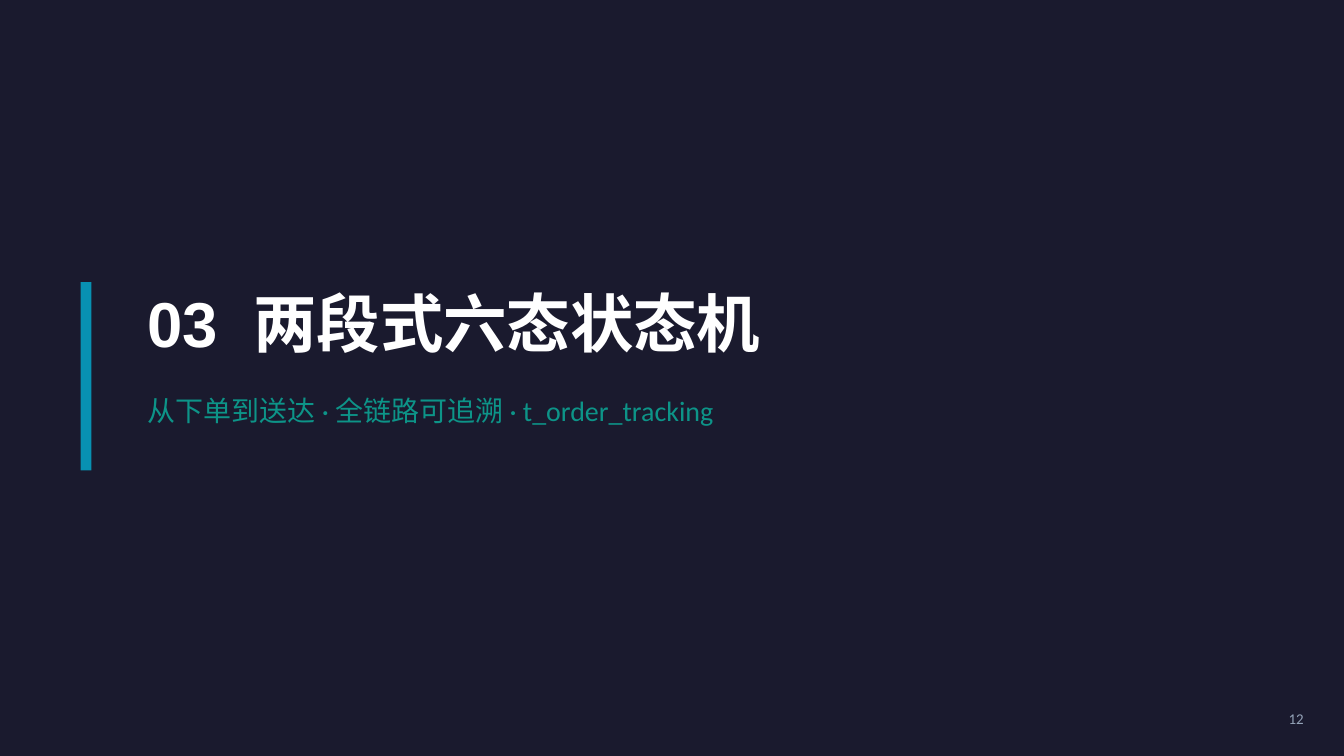
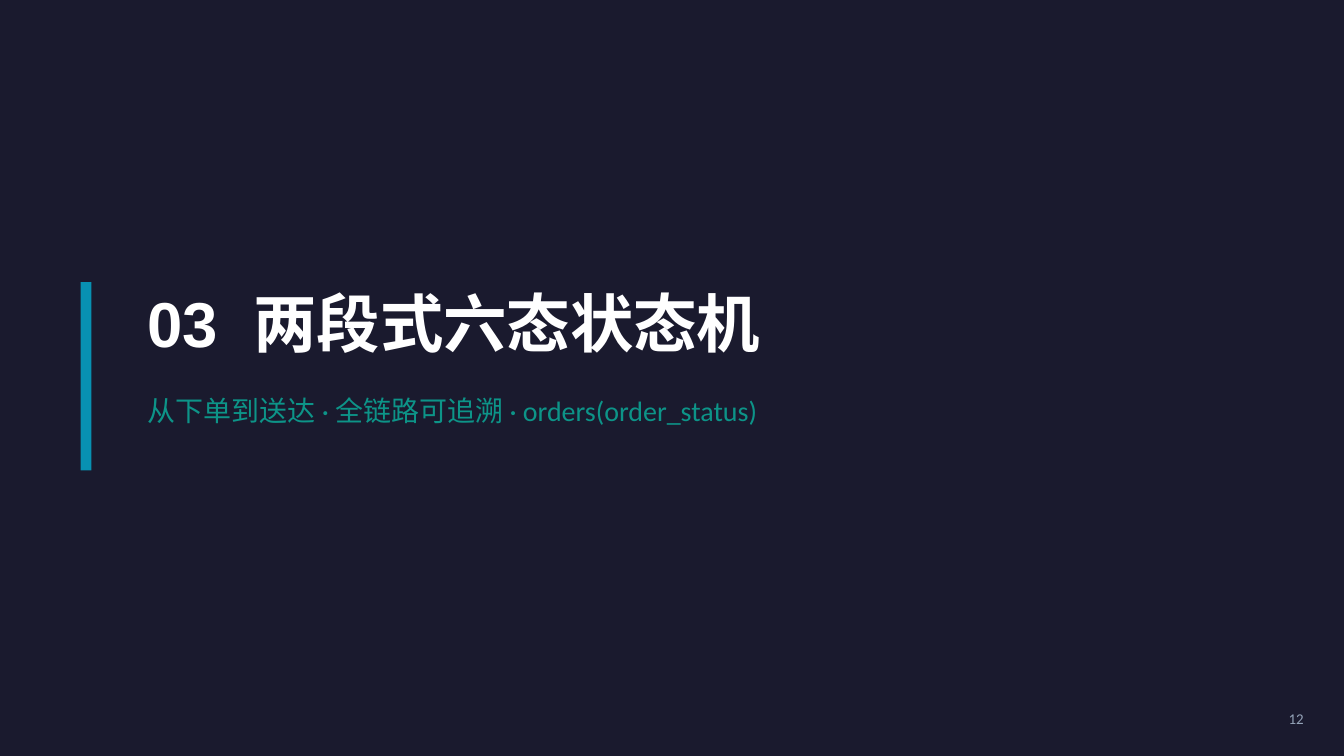
Before and after one commit to sou1maker/database, a slide deck: slide 12 of 校园外卖两段式配送系统_答辩汇报.pptx. Drawn at 1344x756 pixels with LibreOffice and Linux fonts; fonts in the diff are those of the drawing. Boxes give left, top, right and bottom in pixels: in the first picture for what was removed or moved away, otherwise in the second. Text is boxed around its words. In the diff, an @@ line names an element or a change of style, - is before the commit and + after.

```diff
--- a/校园外卖两段式配送系统_答辩汇报.pptx
+++ b/校园外卖两段式配送系统_答辩汇报.pptx
@@ text at (148, 397, 757, 425): text changed @@
-从下单到送达 · 全链路可追溯 · t_order_tracking
+从下单到送达 · 全链路可追溯 · orders(order_status)
```
Also in this commit, not shown: 12 other slides changed, 8 other files.
